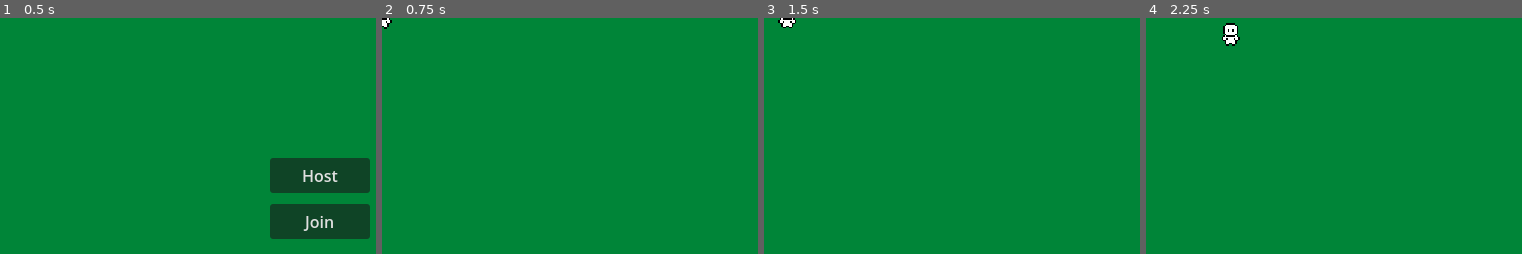
Above: before the commit, frames 1-4 (left to right).
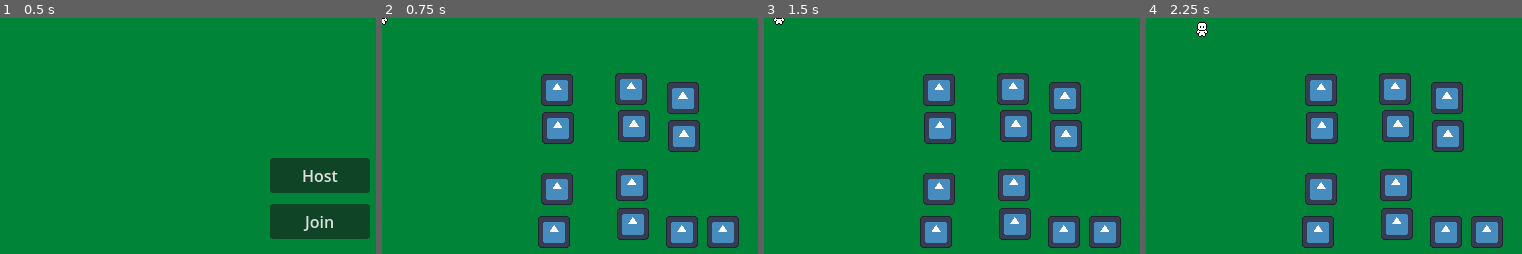
Above: after the commit, the same moments.

Repository: connorhedgehog/WF2D
Game: Godot game, scene res://Scenes/mp_menu.tscn
Same seed, same stepped clock (60 frames per second), same inputs: the game is played once before the commit and once after it. The engine's default icon, where the game draws it, is replaced by a stand-in: a white triangle on a blue panel in a dark square.
Inputs:
- Up to frame 1 (0.5 s): no input
- Up to frame 2 (0.75 s): click "Host" at 0.5 s
- Up to frame 3 (1.5 s): tap Enter at 1.25 s; hold D (right) from 1.28 s (still down); hold Shift (sprint) from 1.28 s (still down)
- Up to frame 4 (2.25 s): release D (right) at 2.03 s; release Shift (sprint) at 2.03 s; hold S (down) from 2.03 s (still down); tap Shift (sprint) at 2.1 s

Frame 1 is identical in both runs. In frame 2, 14% of the frame differs, in the area x 0-95%, y 0-98%; in frame 3, 14%; in frame 4, 14%, in the area x 13-95%, y 1-98%.

Commit message:
Add loss to world for camera testing

Diff:
--- a/Scenes/world.tscn
+++ b/Scenes/world.tscn
@@ -1,14 +1,71 @@
-[gd_scene load_steps=2 format=3 uid="uid://bjh1qixjivafg"]
+[gd_scene load_steps=3 format=3 uid="uid://bjh1qixjivafg"]
 
 [ext_resource type="Script" path="res://Scripts/world.gd" id="1_hfftx"]
+[ext_resource type="Texture2D" uid="uid://b5813d1qttn28" path="res://Sprites/icon.svg" id="2_frvvo"]
 
 [node name="World" type="Node2D"]
 script = ExtResource("1_hfftx")
 
-[node name="Camera" type="Camera2D" parent="."]
-position = Vector2(213, 120)
-zoom = Vector2(1.5, 1.5)
-
 [node name="MultiplayerSpawner" type="MultiplayerSpawner" parent="."]
 _spawnable_scenes = PackedStringArray("res://Scenes/player.tscn")
 spawn_path = NodePath("..")
+
+[node name="Sprite2D" type="Sprite2D" parent="."]
+position = Vector2(175, 72)
+scale = Vector2(0.25, 0.25)
+texture = ExtResource("2_frvvo")
+
+[node name="Sprite2D2" type="Sprite2D" parent="."]
+position = Vector2(176, 110)
+scale = Vector2(0.25, 0.25)
+texture = ExtResource("2_frvvo")
+
+[node name="Sprite2D3" type="Sprite2D" parent="."]
+position = Vector2(249, 71)
+scale = Vector2(0.25, 0.25)
+texture = ExtResource("2_frvvo")
+
+[node name="Sprite2D4" type="Sprite2D" parent="."]
+position = Vector2(252, 108)
+scale = Vector2(0.25, 0.25)
+texture = ExtResource("2_frvvo")
+
+[node name="Sprite2D5" type="Sprite2D" parent="."]
+position = Vector2(301, 80)
+scale = Vector2(0.25, 0.25)
+texture = ExtResource("2_frvvo")
+
+[node name="Sprite2D6" type="Sprite2D" parent="."]
+position = Vector2(302, 118)
+scale = Vector2(0.25, 0.25)
+texture = ExtResource("2_frvvo")
+
+[node name="Sprite2D7" type="Sprite2D" parent="."]
+position = Vector2(175, 171)
+scale = Vector2(0.25, 0.25)
+texture = ExtResource("2_frvvo")
+
+[node name="Sprite2D8" type="Sprite2D" parent="."]
+position = Vector2(172, 214)
+scale = Vector2(0.25, 0.25)
+texture = ExtResource("2_frvvo")
+
+[node name="Sprite2D9" type="Sprite2D" parent="."]
+position = Vector2(250, 167)
+scale = Vector2(0.25, 0.25)
+texture = ExtResource("2_frvvo")
+
+[node name="Sprite2D10" type="Sprite2D" parent="."]
+position = Vector2(251, 206)
+scale = Vector2(0.25, 0.25)
+texture = ExtResource("2_frvvo")
+
+[node name="Sprite2D11" type="Sprite2D" parent="."]
+position = Vector2(300, 214)
+scale = Vector2(0.25, 0.25)
+texture = ExtResource("2_frvvo")
+
+[node name="Sprite2D12" type="Sprite2D" parent="."]
+position = Vector2(341, 214)
+scale = Vector2(0.25, 0.25)
+texture = ExtResource("2_frvvo")
